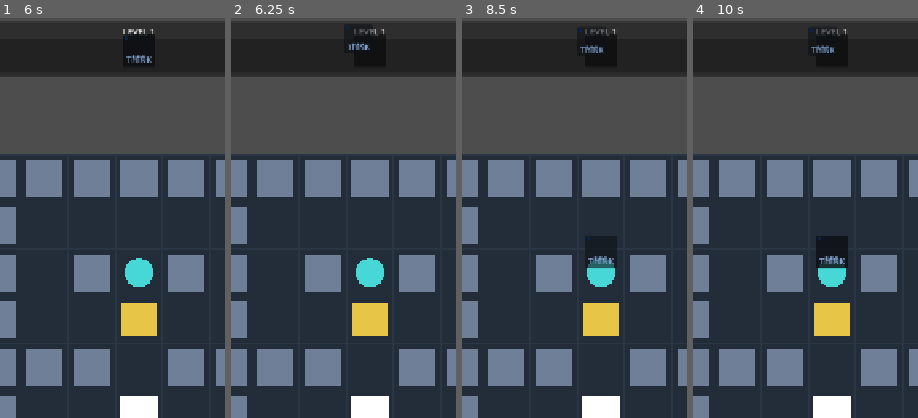
Above: before the commit, frames 1-4 (left to right).
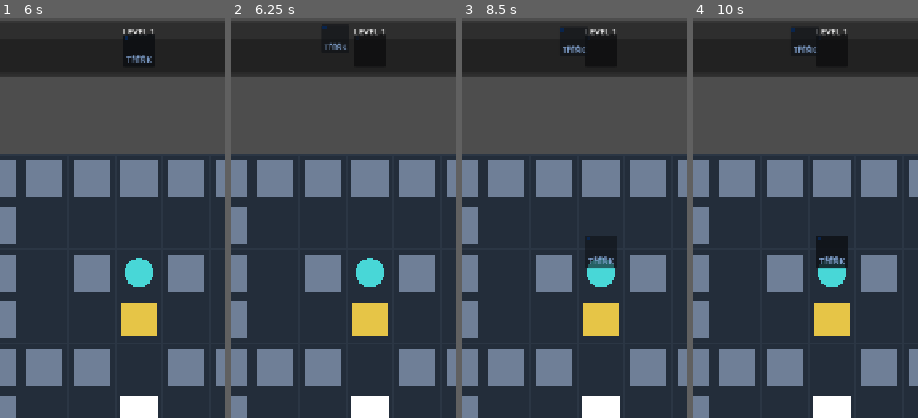
Above: after the commit, the same moments.

Repository: hszqf/Scatterbrain
Game: Godot game, scene res://scenes/app/App.tscn
Same seed, same stepped clock (60 frames per second), same inputs: the game is played once before the commit and once after it.
Inputs (mouse positions are % of the whole screen's width and height, from its top left):
- Up to frame 1 (6 s): click "Start Game" at 0.5 s; click "UP" at 1.25 s; click "LT" at 2 s; click "RT" at 2.75 s; click "DN" at 3.5 s; click "REST" at 4.25 s; click "RST" at 5 s; click "LOG" at 5.75 s
- Up to frame 2 (6.25 s): no input
- Up to frame 3 (8.5 s): move the mouse to (72, 45) at 6.52 s; hold Right (move_right) 6.53-7.25 s; tap Space (empty_change) at 6.6, 8.1 s; click (72, 45) at 6.67 s; tap Enter at 7.25 s; drag from (30, 55) to (45, 70) at 7.27 s; tap R (restart_level) at 8 s; move the mouse to (60, 28) at 8.02 s; hold Right (move_right) from 8.03 s (still down)
- Up to frame 4 (10 s): release Right (move_right) at 8.75 s; drag from (45, 70) to (20, 35) at 8.77 s; tap R (restart_level) at 9.5 s; move the mouse to (80, 65) at 9.52 s; hold Left (move_left) from 9.53 s (still down); tap Space (empty_change) at 9.6 s
The pictures show only the part of the screen within x 19-69%, y 0-50%; the shares and areas given below are measured in that part.

Frame 1 is identical in both runs. In frame 2, 0.3% of the frame differs, in the area x 40-64%, y 2-8%; in frame 3, 0.4%, in the area x 43-65%, y 2-9%; in frame 4, 0.4%.

Commit message:
fix(queue): make incoming memory land left outside queue
原始需求：\n【错误】飞上去的记忆，飞到了记忆格子中间。\n【正确】飞上去的记忆，飞到格子队列外的左边。\n\n调整 _incoming_push_entry_point：将入队落点从最新格子内部改为最新格子左侧一个 slot 位移，保证视觉上先落在队列外左边再推进队列。

Diff:
--- a/scripts/game/memory_queue_view.gd
+++ b/scripts/game/memory_queue_view.gd
@@ -630,7 +630,7 @@
 		return _incoming_lane_left_point()
 	var newest_slot: Panel = _slot_nodes[0]
 	var newest_pos: Vector2 = _to_local_canvas(newest_slot.get_global_rect().position)
-	return newest_pos
+	return newest_pos - _slot_shift_vector()
 
 
 func _slot_shift_vector() -> Vector2:
